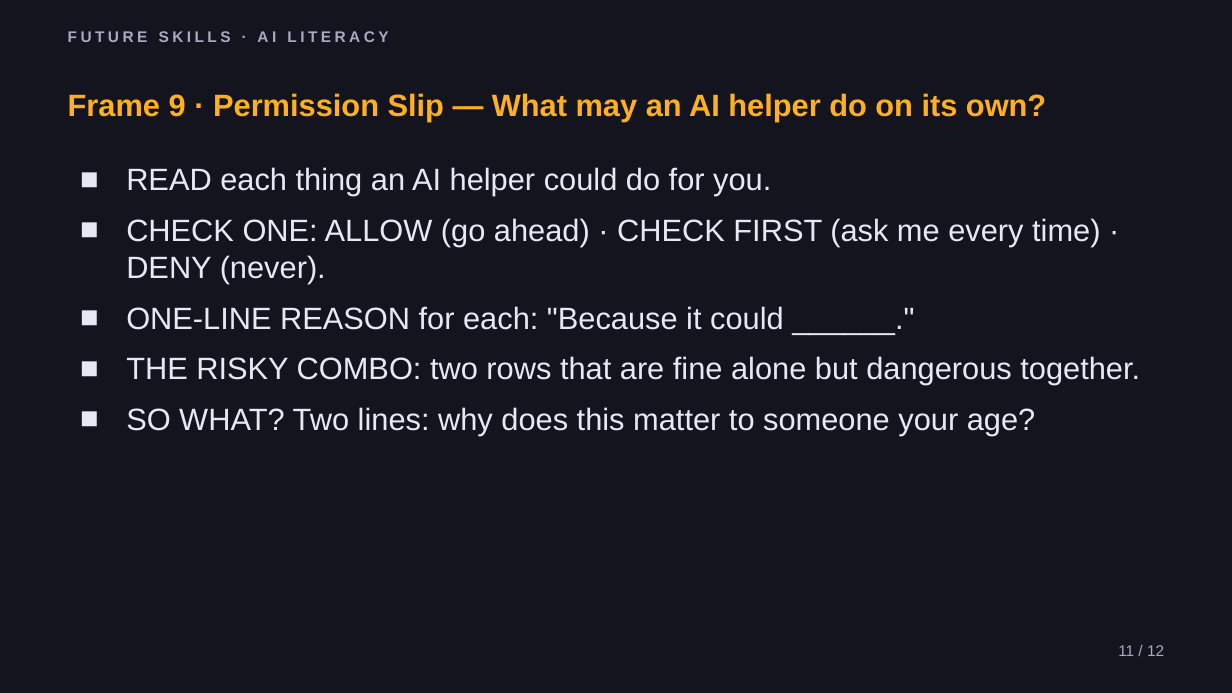
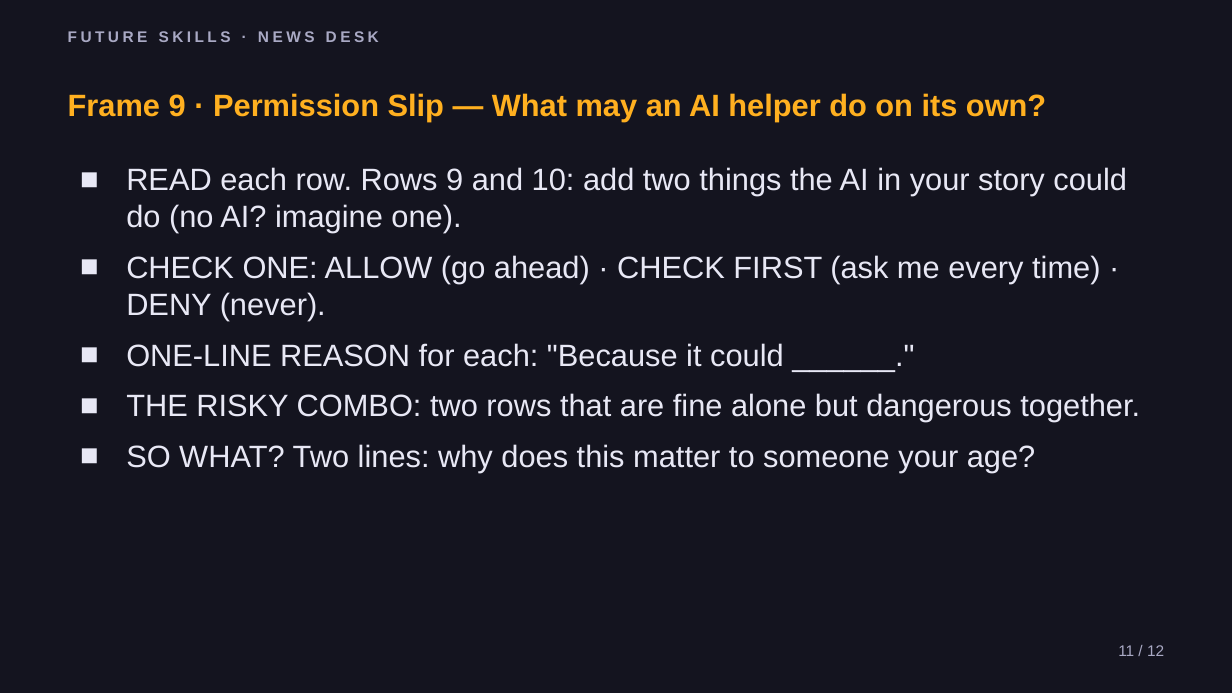
Before and after one commit to phiunit/tptphi, a slide deck: slide 11 of products/news-desk-frames/dist/News Desk - Slides.pptx. Drawn at 1232x693 pixels with LibreOffice and Linux fonts; fonts in the diff are those of the drawing. Boxes give left, top, right and bottom in pixels: in the first picture for what was removed or moved away, otherwise in the second. Text is boxed around its words. In the diff, an @@ line names an element or a change of style, - is before the commit and + after.

```diff
--- a/products/news-desk-frames/dist/News Desk - Slides.pptx
+++ b/products/news-desk-frames/dist/News Desk - Slides.pptx
@@ text at [68, 31, 379, 42]: text changed @@
-FUTURE SKILLS · AI LITERACY
+FUTURE SKILLS · NEWS DESK
@@ text at [126, 167, 1127, 233]: text changed @@
-■ READ each thing an AI helper could do for you.
+■ READ each row. Rows 9 and 10: add two things the AI in your story could do (no AI? imagine one).
```
Also in this commit, not shown: 11 other slides changed, 58 other files.
